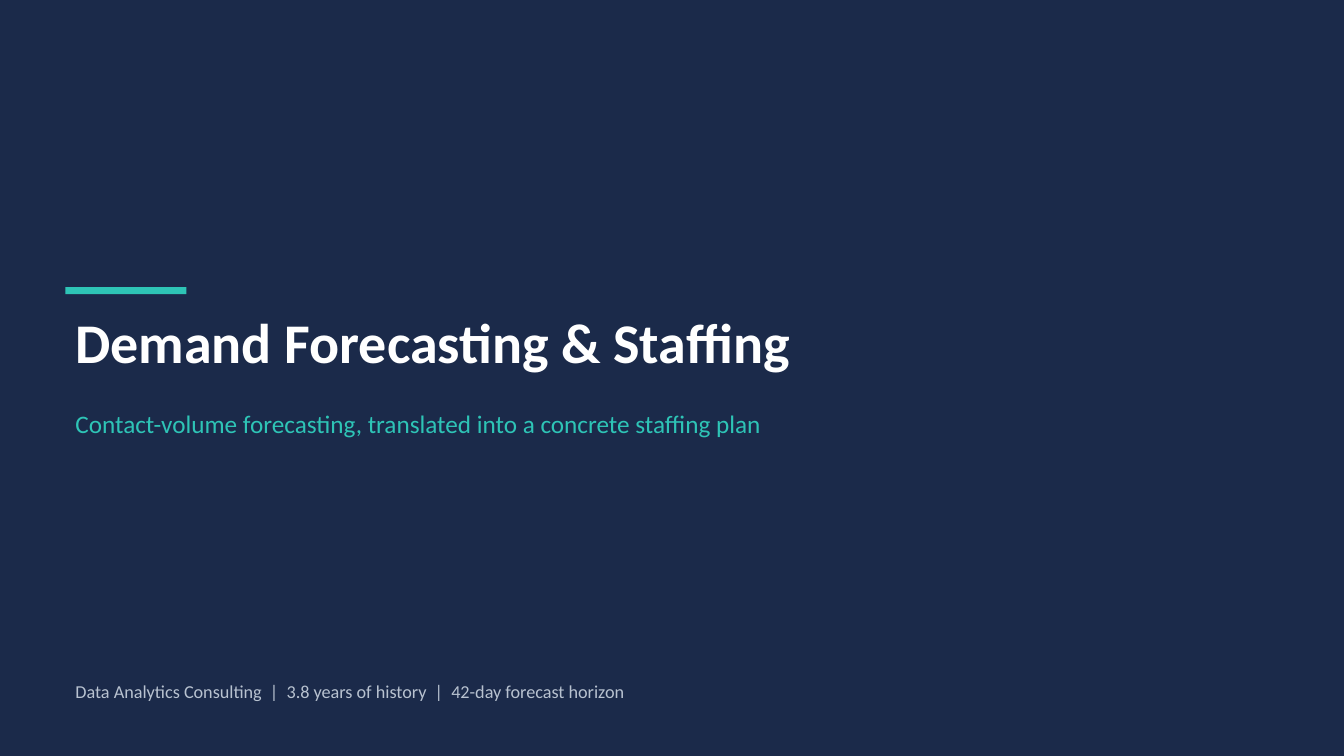
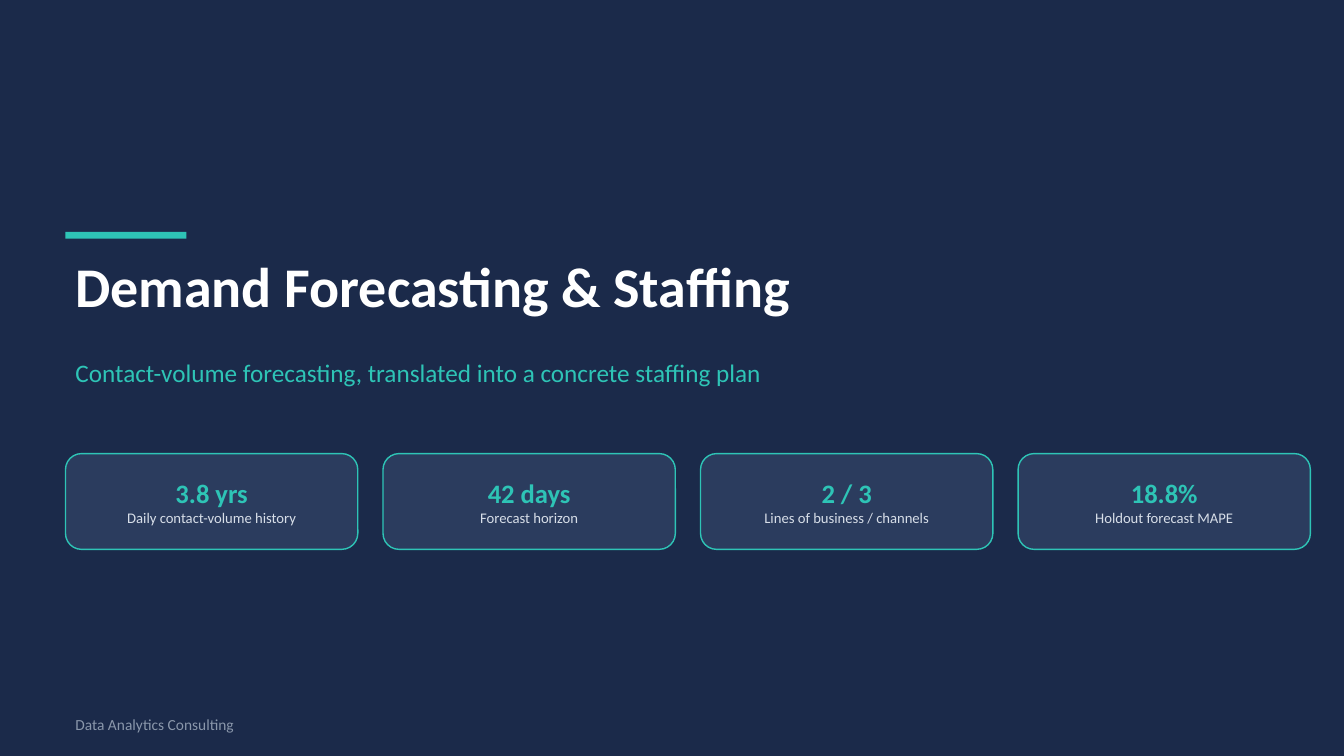
Before and after one commit to rameshpennam/ds-use-cases, a slide deck: slide 1 of usecase2_demand_forecasting/final_output/usecase2_forecast_summary.pptx. Drawn at 1344x756 pixels with LibreOffice and Linux fonts; fonts in the diff are those of the drawing. Boxes give left, top, right and bottom in pixels: in the first picture for what was removed or moved away, otherwise in the second. Text is boxed around its words. In the diff, an @@ line names an element or a change of style, - is before the commit and + after.

```diff
--- a/usecase2_demand_forecasting/final_output/usecase2_forecast_summary.pptx
+++ b/usecase2_demand_forecasting/final_output/usecase2_forecast_summary.pptx
@@ rectangle: place and size @@
-rectangle at bbox=[66, 287, 187, 294]
+rectangle at bbox=[66, 232, 187, 239]
@@ text "Demand Forecasting & Staffing": place and size @@
-text "Demand Forecasting & Staffing" at bbox=[75, 323, 789, 373]
+text "Demand Forecasting & Staffing" at bbox=[75, 267, 789, 317]
@@ text "Contact-volume forecasting, translated into a ...": place and size @@
-text "Contact-volume forecasting, translated into a ..." at bbox=[75, 415, 760, 438]
+text "Contact-volume forecasting, translated into a ..." at bbox=[75, 364, 760, 387]
@@ rounded rectangle added at bbox=[66, 454, 358, 549], fill #2B3C5E, outline #2EC4B6 1 pt, 10.5 pt, text #D7DEE8 @@
+3.8 yrs
+Daily contact-volume history
@@ rounded rectangle added at bbox=[383, 454, 676, 549], fill #2B3C5E, outline #2EC4B6 1 pt, 10.5 pt, text #D7DEE8 @@
+42 days
+Forecast horizon
@@ rounded rectangle added at bbox=[701, 454, 993, 549], fill #2B3C5E, outline #2EC4B6 1 pt, 10.5 pt, text #D7DEE8 @@
+2 / 3
+Lines of business / channels
@@ rounded rectangle added at bbox=[1018, 454, 1311, 549], fill #2B3C5E, outline #2EC4B6 1 pt, 10.5 pt, text #D7DEE8 @@
+18.8%
+Holdout forecast MAPE
@@ text at bbox=[75, 719, 234, 733]: text changed; size 13 to 11 pt; text colour #B8C2D0 to #8A97AB @@
-Data Analytics Consulting | 3.8 years of history | 42-day forecast horizon
+Data Analytics Consulting
```
Also in this commit, not shown: 5 other slides changed, 19 other files.
